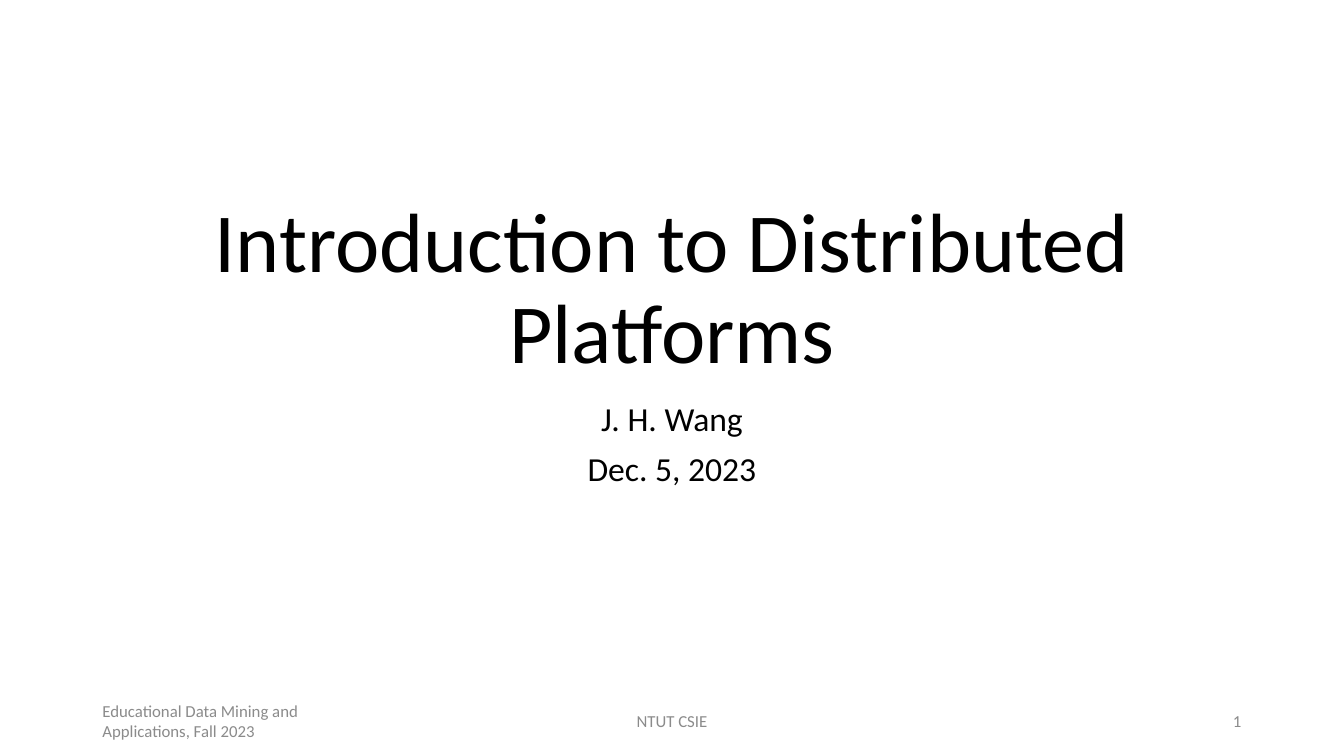
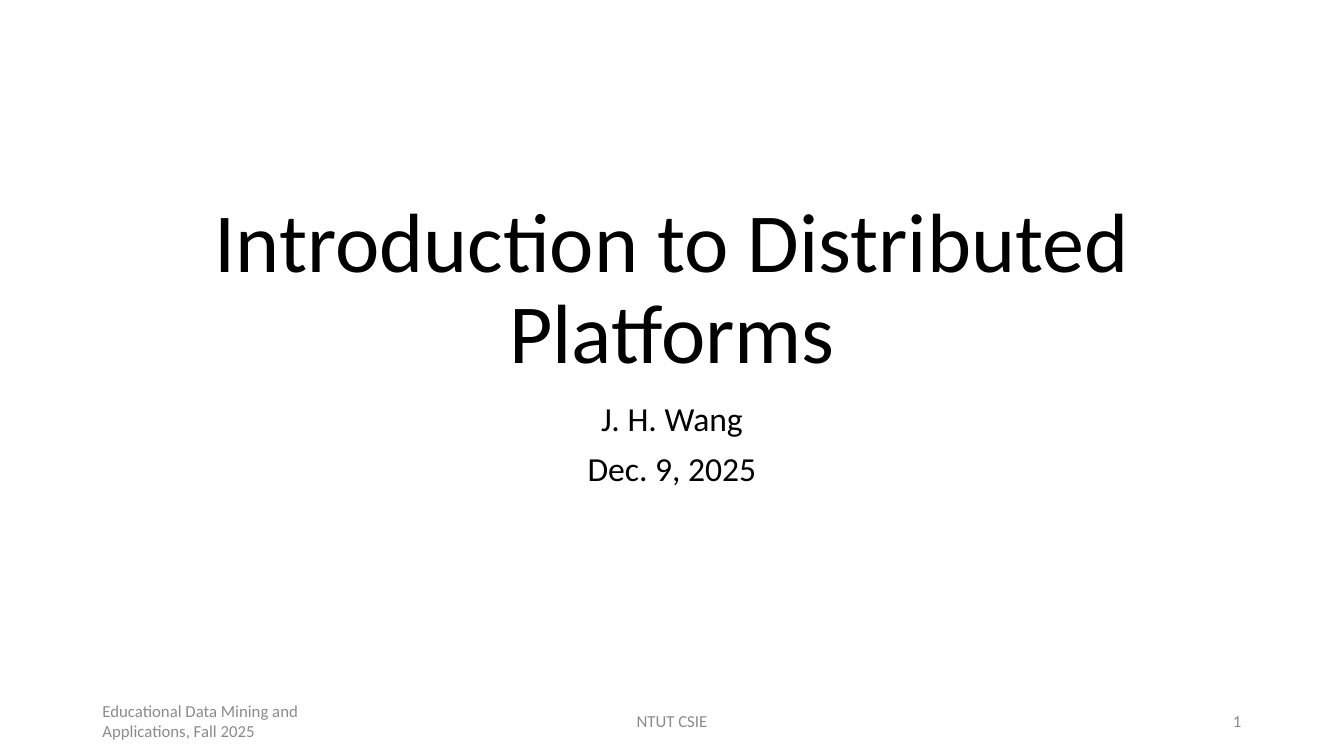
Before and after one commit to chriswjh/chriswjh.github.io, a slide deck: slide 1 of EDM/distributed_platforms.pptx. Drawn at 1344x756 pixels with LibreOffice and Linux fonts; fonts in the diff are those of the drawing. Boxes give left, top, right and bottom in pixels: in the first picture for what was removed or moved away, otherwise in the second. Text is boxed around its words. In the diff, an @@ line names an element or a change of style, - is before the commit and + after.

```diff
--- a/EDM/distributed_platforms.pptx
+++ b/EDM/distributed_platforms.pptx
@@ subtitle at box(588, 459, 756, 485): text changed @@
-Dec. 5, 2023
+Dec. 9, 2025
@@ text at box(102, 705, 298, 740): text changed @@
-Educational Data Mining and Applications, Fall 2023
+Educational Data Mining and Applications, Fall 2025
```
Also in this commit, not shown: 44 other slides changed, 2 slides added, 1 other file.
